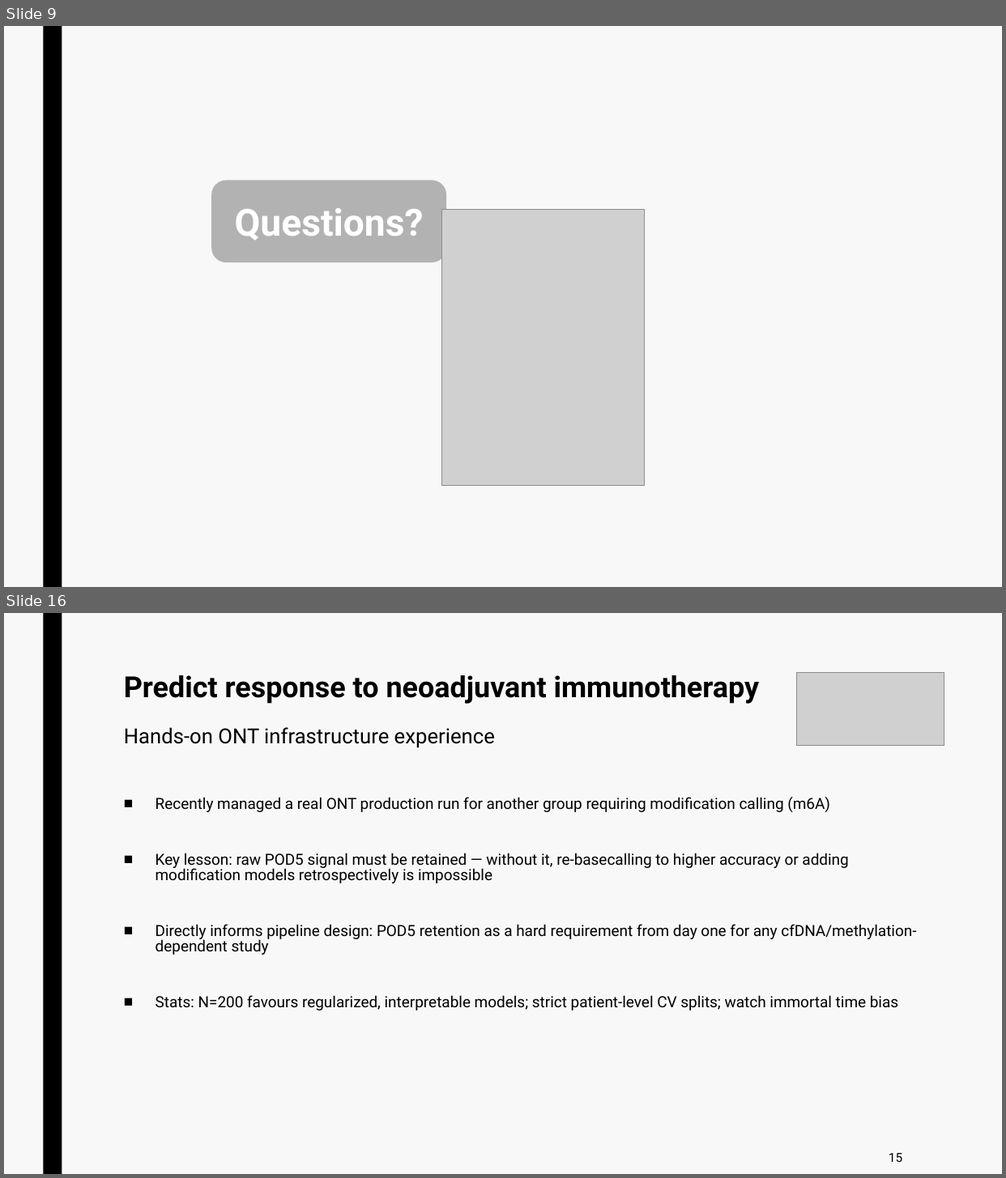
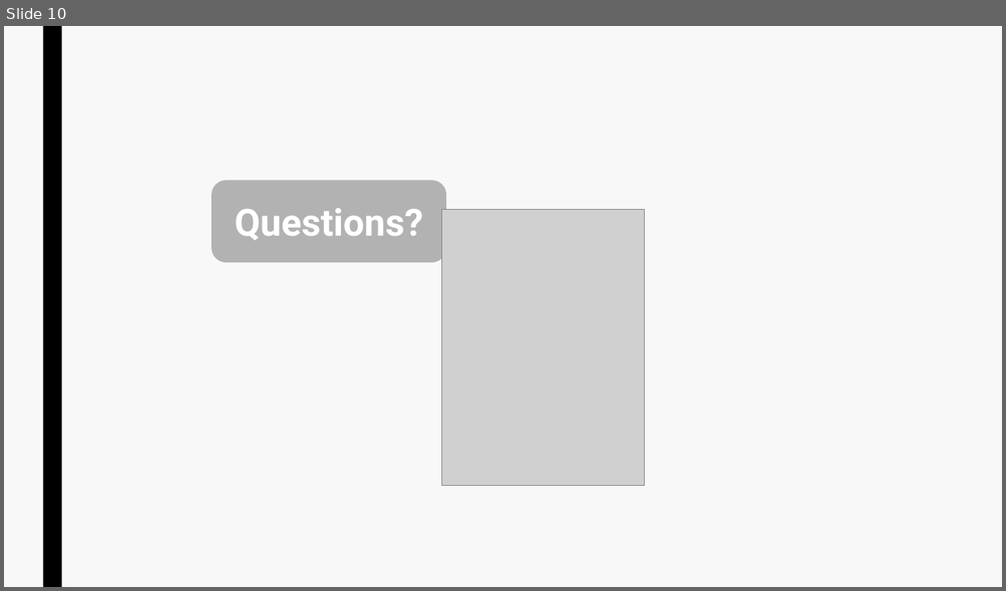
Before and after one commit to jurtasun/presentations, a slide deck: 202609_vhio_symposium/202609_vhio_technical.ppt. Shown one above the other, each under a label of ours: slides 9 and 16 before the commit, slide 10 after it; the slides between them are not shown. The pictures are 1006x1178 and 1006x591 pixels, drawn with LibreOffice and Linux fonts; fonts in the diff are those of the drawing; grey boxes stand for pictures. Boxes give left, top, right and bottom in pixels: in the first picture for what was removed or moved away, otherwise in the second. Text is boxed around its words. In the diff, an @@ line names an element or a change of style, - is before the commit and + after.

```diff
--- a/202609_vhio_symposium/202609_vhio_technical.ppt
+++ b/202609_vhio_symposium/202609_vhio_technical.ppt
@@ slide 16 removed at (4,613,1002,1174), background #F8F8F8; not listed: 1 template element that a slide beside it also shows @@
@@ title removed at (124,675,760,748) @@
-Predict response to neoadjuvant immunotherapy
-Hands-on ONT infrastructure experience
@@ picture removed at (797,672,945,746) @@
@@ text removed at (155,797,916,1011) @@
-■ Recently managed a real ONT production run for another group requiring modification calling (m6A)
-■ Key lesson: raw POD5 signal must be retained — without it, re-basecalling to higher accuracy or adding modification models retrospectively is impossible
-■ Directly informs pipeline design: POD5 retention as a hard requirement from day one for any cfDNA/methylation-dependent study
-■ Stats: N=200 favours regularized, interpretable models; strict patient-level CV splits; watch immortal time bias
@@ page number removed at (889,1153,902,1162) @@
-15
@@ what was slide 9 is now slide 10 @@
```
Also in this commit, not shown: 3 slides changed, 11 slides added, 7 other slides removed, 10 other files.
